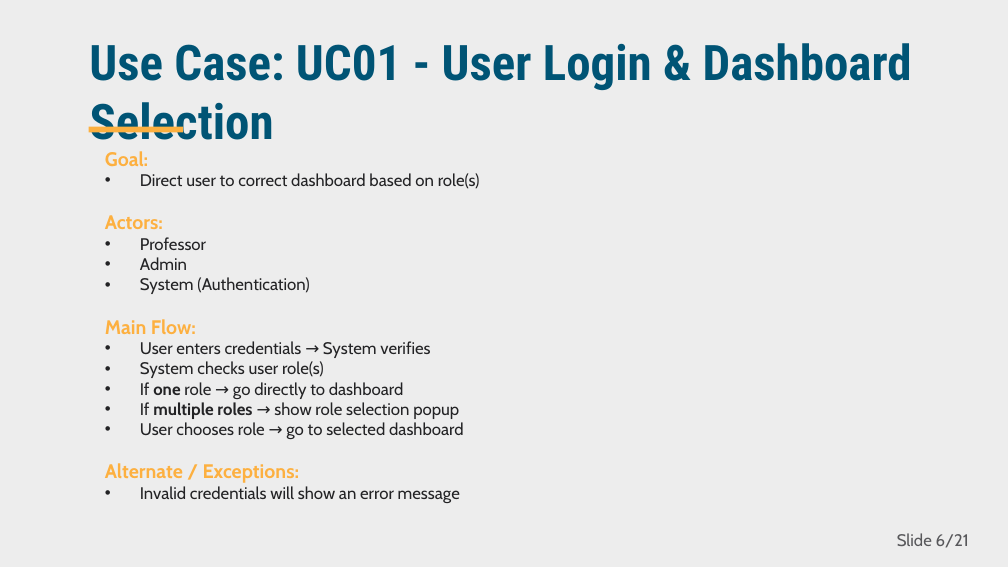
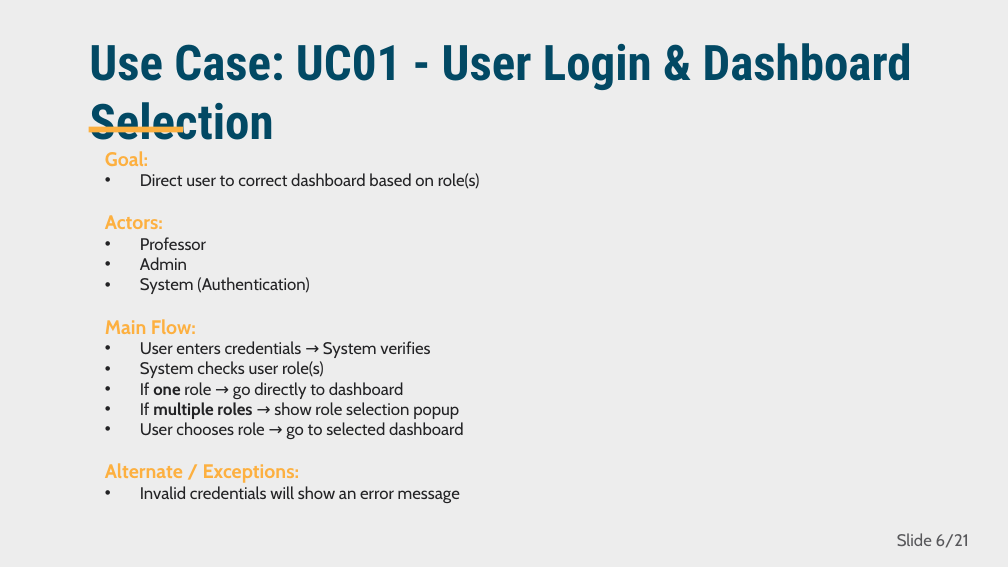
Before and after one commit to JeedaKotob/courseGenie, a slide deck: slide 6 of Deliverable3/Deliverable2_PPT_CourseGenie+.pptx. Drawn at 1008x567 pixels with LibreOffice and Linux fonts; fonts in the diff are those of the drawing. Boxes give left, top, right and bottom in pixels: in the first picture for what was removed or moved away, otherwise in the second. Text is boxed around its words. In the diff, an @@ line names an element or a change of style, - is before the commit and + after.

```diff
--- a/Deliverable3/Deliverable2_PPT_CourseGenie+.pptx
+++ b/Deliverable3/Deliverable2_PPT_CourseGenie+.pptx
@@ title "Use Case: UC01 - User ..." at bbox=[89, 43, 912, 140]: text colour #005475 to #024964 @@
```
Also in this commit, not shown: 14 other slides changed, 22 other files.
